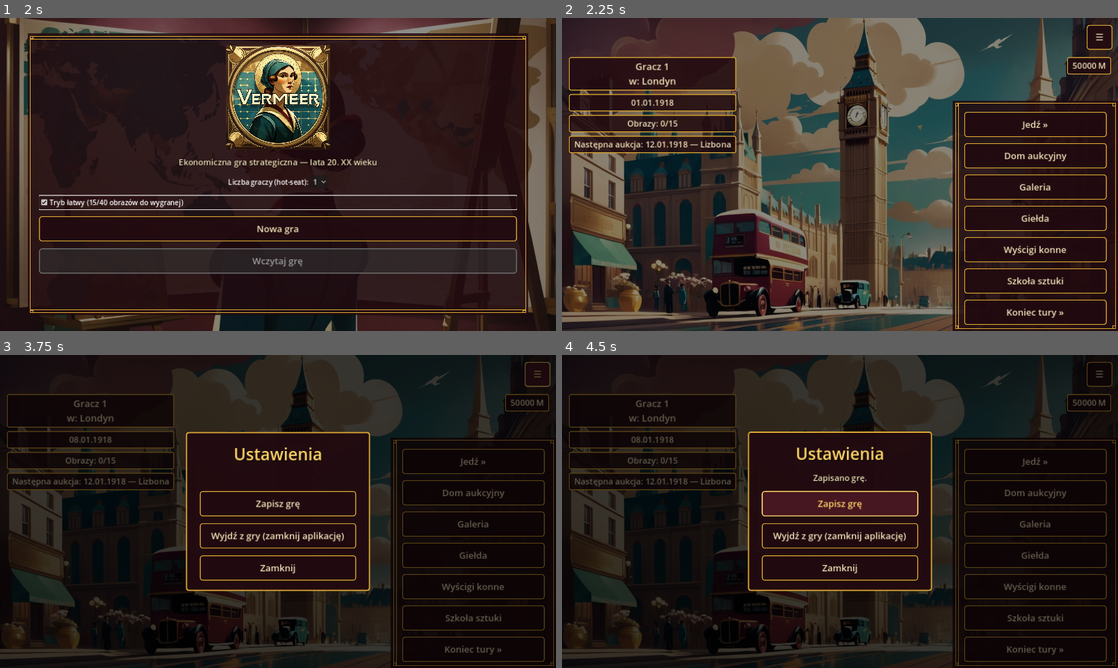
Above: before the commit, frames 1-4 (two rows, left to right).
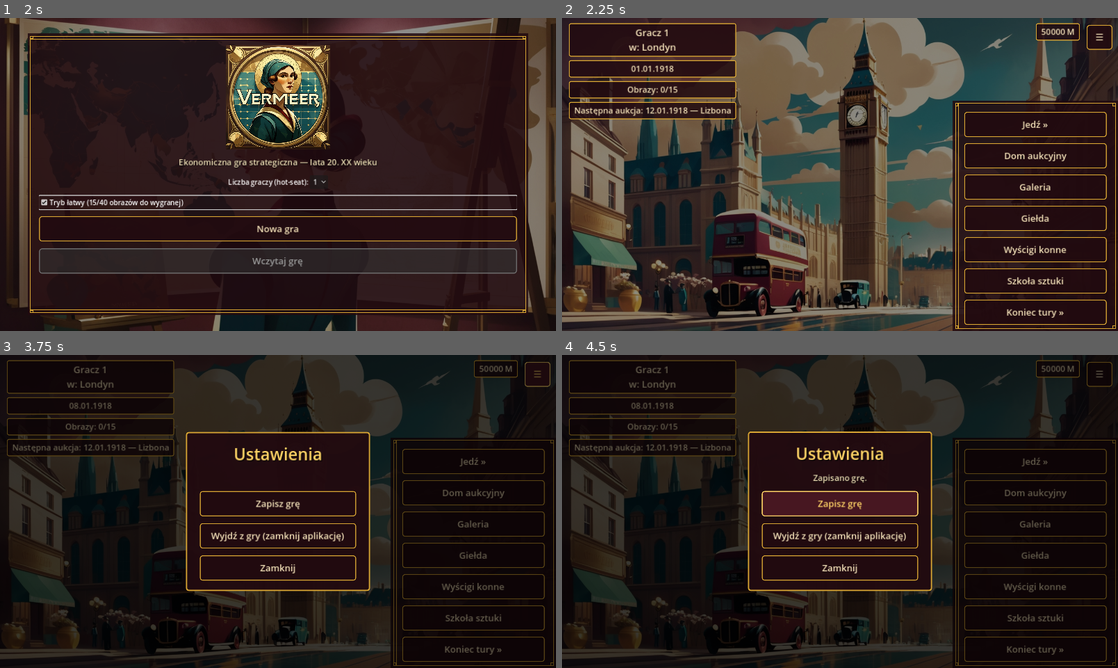
Above: after the commit, the same moments.

Repository: cinekm20/the-forger-retro-tycoon
Game: Godot game, scene res://scenes/main_menu/MainMenu.tscn
Same seed, same stepped clock (60 frames per second), same inputs: the game is played once before the commit and once after it.
Inputs:
- Up to frame 1 (2 s): click "1" at 0.5 s; click "Tryb łatwy (15/40 obrazów do …" at 1.25 s
- Up to frame 2 (2.25 s): click "Nowa gra" at 2 s
- Up to frame 3 (3.75 s): click "Koniec tury »" at 2.75 s; click "☰" at 3.5 s
- Up to frame 4 (4.5 s): click "Zapisz grę" at 4.25 s

Frame 1 is identical in both runs. In frame 2, 8.4% of the frame differs, in the area x 1-99%, y 1-44%; in frame 3, 4.3%; in frame 4, 4.3%.

Commit message:
Napraw layout Huba po dodaniu Ustawień + zatrzymuj koniec tury na dniu aukcji
- Cofnięte przesunięcie w dół całego górnego paska (Hub.gd, make_corner_status_row)
  — użytkownik zgłosił, że przycisk Ustawienia zbędnie przestawił resztę
  skrzynek (lokalizacja/data/obrazy/aukcja). Teraz tylko skrzynka gotówki
  zwęża się od prawej, żeby zmieścić się OBOK przycisku, na tej samej
  wysokości co wcześniej.
- Nowa Auctions.cap_turn_advance(): "Koniec tury" (7 dni na raz) skracane do
  dokładnie dnia aukcji, jeśli gracz stoi w mieście, gdzie ma się ona odbyć,
  a pełny tydzień przeleciałby przez ten dzień bez zatrzymania — wcześniej
  nigdy nie dało się trafić dokładnie na termin, żeby zdążyć wejść i
  zalicytować. Wpięte w Players.end_turn().

Diff:
--- a/game/scenes/hub/Hub.gd
+++ b/game/scenes/hub/Hub.gd
@@ -89,12 +89,15 @@
 	## Margines od krawędzi ekranu — bez niego skrzynka gotówki (prawy górny
 	## róg) leżała dosłownie na samej krawędzi viewportu, więc na telefonie
 	## z zaokrąglonymi rogami/notchem część liczby wypadała poza widoczny
-	## obszar (zgłoszone przez testera: "nie widać całej liczby"). offset_top
-	## dodatkowo powiększony (12 -> 90), żeby zrobić miejsce na globalny
-	## przycisk "☰ Ustawienia" (SettingsMenu.gd) w prawym górnym rogu.
+	## obszar (zgłoszone przez testera: "nie widać całej liczby"). offset_right
+	## dodatkowo pomniejszony o szerokość przycisku "☰ Ustawienia"
+	## (SettingsMenu.gd) + margines, żeby skrzynka gotówki stanęła OBOK niego
+	## (ta sama wysokość, offset_top bez zmian) zamiast pod nim — użytkownik
+	## zgłosił, że wcześniejsza wersja (offset_top przesunięty w dół) zbędnie
+	## przestawiła też resztę skrzynek (lokalizacja/data/obrazy/aukcja).
 	row.offset_left = 16
-	row.offset_right = -16
-	row.offset_top = 90
+	row.offset_right = -(SettingsMenu.BUTTON_SIZE.x + SettingsMenu.BUTTON_MARGIN + 16.0)
+	row.offset_top = 12
 	row.mouse_filter = Control.MOUSE_FILTER_IGNORE
 	row.add_theme_constant_override("separation", 16)
 	add_child(row)
--- a/game/scripts/autoload/Auctions.gd
+++ b/game/scripts/autoload/Auctions.gd
@@ -75,3 +75,17 @@
 	return "Następna aukcja: %s — %s" % [
 		Calendar.format_day(next_auction_day), Cities.get_city_name(next_auction_city),
 	]
+
+
+## Skraca planowany skok dni "Końca tury" (Players.DAYS_PER_TURN = 7 dni na
+## raz), jeśli gracz stoi w mieście, gdzie ma się odbyć następna aukcja, a
+## normalny skok przeleciałby od razu przez cały ten termin bez zatrzymania —
+## użytkownik zgłosił, że stojąc w takim mieście i klikając "Koniec tury",
+## nigdy nie trafiał dokładnie na dzień aukcji, żeby zdążyć wejść i
+## zalicytować. Zwraca requested_days bez zmian, jeśli gracz jest gdzie
+## indziej albo termin już minął (nic nie ma co ciąć).
+func cap_turn_advance(requested_days: int, city_id: String) -> int:
+	if city_id != next_auction_city or Calendar.current_day >= next_auction_day:
+		return requested_days
+	var days_to_auction := next_auction_day - Calendar.current_day
+	return mini(requested_days, days_to_auction)
--- a/game/scripts/autoload/Players.gd
+++ b/game/scripts/autoload/Players.gd
@@ -101,8 +101,13 @@
 
 ## Kończy turę aktywnego gracza: dolicza tydzień (płace, kontrakty, dług —
 ## patrz nagłówek pliku), a w multiplayerze przełącza na kolejnego gracza.
+## Auctions.cap_turn_advance skraca ten skok, jeśli pełny tydzień przeleciałby
+## od razu przez dzień aukcji w mieście, w którym gracz akurat stoi (patrz
+## komentarz przy tej funkcji) — bez tego nigdy nie dało się trafić dokładnie
+## na termin, żeby zdążyć wejść do Domu aukcyjnego.
 func end_turn() -> void:
-	Calendar.advance_days(DAYS_PER_TURN)
+	var days := Auctions.cap_turn_advance(DAYS_PER_TURN, Travel.current_city)
+	Calendar.advance_days(days)
 	if is_multiplayer():
 		snapshots[active_index] = _capture_active()
 		active_index = (active_index + 1) % player_count
--- a/game/scripts/ui/screen_helpers.gd
+++ b/game/scripts/ui/screen_helpers.gd
@@ -322,11 +322,13 @@
 	row.set_anchors_preset(Control.PRESET_FULL_RECT)
 	## Margines od krawędzi ekranu — patrz ten sam fix w Hub.gd _build_top_row
 	## (bez niego skrzynka w prawym rogu ucinała się na telefonach z
-	## zaokrąglonymi rogami/notchem). offset_top dodatkowo powiększony, żeby
-	## zrobić miejsce na globalny przycisk "☰ Ustawienia" (SettingsMenu.gd).
+	## zaokrąglonymi rogami/notchem). offset_right dodatkowo pomniejszony o
+	## szerokość przycisku "☰ Ustawienia" (SettingsMenu.gd) + margines, żeby
+	## prawa skrzynka stanęła OBOK niego (ta sama wysokość), nie pod nim —
+	## reszta układu (offset_top) zostaje bez zmian.
 	row.offset_left = 16
-	row.offset_right = -16
-	row.offset_top = 90
+	row.offset_right = -(SettingsMenu.BUTTON_SIZE.x + SettingsMenu.BUTTON_MARGIN + 16.0)
+	row.offset_top = 12
 	row.mouse_filter = Control.MOUSE_FILTER_IGNORE
 	parent.add_child(row)
 
--- a/game/tests/run_tests.gd
+++ b/game/tests/run_tests.gd
@@ -36,6 +36,7 @@
 	_test_travel_vehicle_choice()
 	_test_travel_completes_in_one_animation()
 	_test_auctions_schedule()
+	_test_auctions_cap_turn_advance()
 
 	print("\n=== Wynik: %d/%d testów przeszło ===" % [total - failures, total])
 	get_tree().quit(1 if failures > 0 else 0)
@@ -294,3 +295,39 @@
 	var scheduled_day := Auctions.next_auction_day
 	Auctions.resolve_and_reschedule()
 	_assert(Auctions.next_auction_day > scheduled_day, "po rozstrzygnięciu losowany jest nowy termin w przyszłości")
+
+
+## Regresja: "Koniec tury" (Players.DAYS_PER_TURN = 7 dni) potrafił przelecieć
+## od razu przez cały dzień aukcji, mimo że gracz stał akurat w mieście, gdzie
+## miała się odbyć — nigdy nie dało się trafić dokładnie na termin, żeby
+## zdążyć wejść do Domu aukcyjnego (zgłoszone przez użytkownika). Sprawdza,
+## że cap_turn_advance skraca skok do dokładnie dnia aukcji w takiej sytuacji,
+## a w pozostałych przypadkach zwraca żądaną liczbę dni bez zmian.
+func _test_auctions_cap_turn_advance() -> void:
+	print("-- Auctions: cap_turn_advance zatrzymuje koniec tury dokładnie na dniu aukcji --")
+	Calendar.reset_new_game()
+	Auctions.reset_new_game()
+
+	var other_city: String = Cities.get_auction_cities().filter(func(c): return c != Auctions.next_auction_city)[0]
+	_assert(
+		Auctions.cap_turn_advance(7, other_city) == 7,
+		"w innym mieście (nie tym z aukcją) skok dni zostaje bez zmian",
+	)
+
+	var days_to_auction := Auctions.next_auction_day - Calendar.current_day
+	if days_to_auction < 7:
+		_assert(
+			Auctions.cap_turn_advance(7, Auctions.next_auction_city) == days_to_auction,
+			"w mieście aukcji, gdy termin jest bliżej niż 7 dni, skok skraca się dokładnie do dnia aukcji",
+		)
+	else:
+		_assert(
+			Auctions.cap_turn_advance(7, Auctions.next_auction_city) == 7,
+			"w mieście aukcji, gdy termin jest dalej niż 7 dni, skok zostaje bez zmian",
+		)
+
+	Calendar.advance_days(days_to_auction)
+	_assert(
+		Auctions.cap_turn_advance(7, Auctions.next_auction_city) == 7,
+		"gdy termin już nadszedł (gracz jest na miejscu), skok dni nie jest już capowany",
+	)
